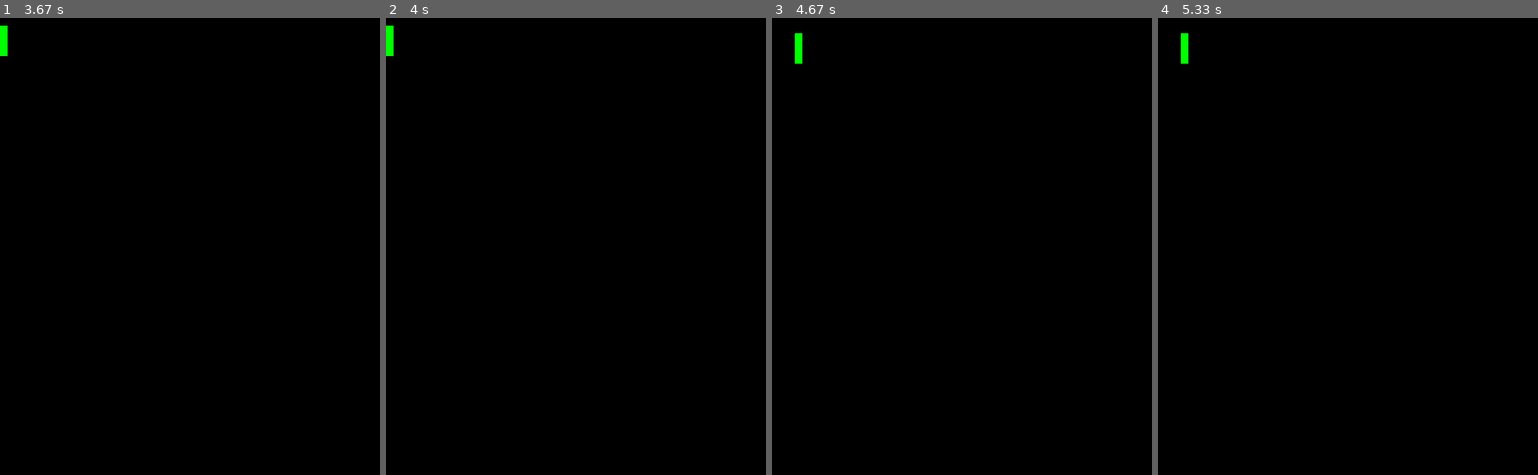
Above: before the commit, frames 1-4 (left to right).
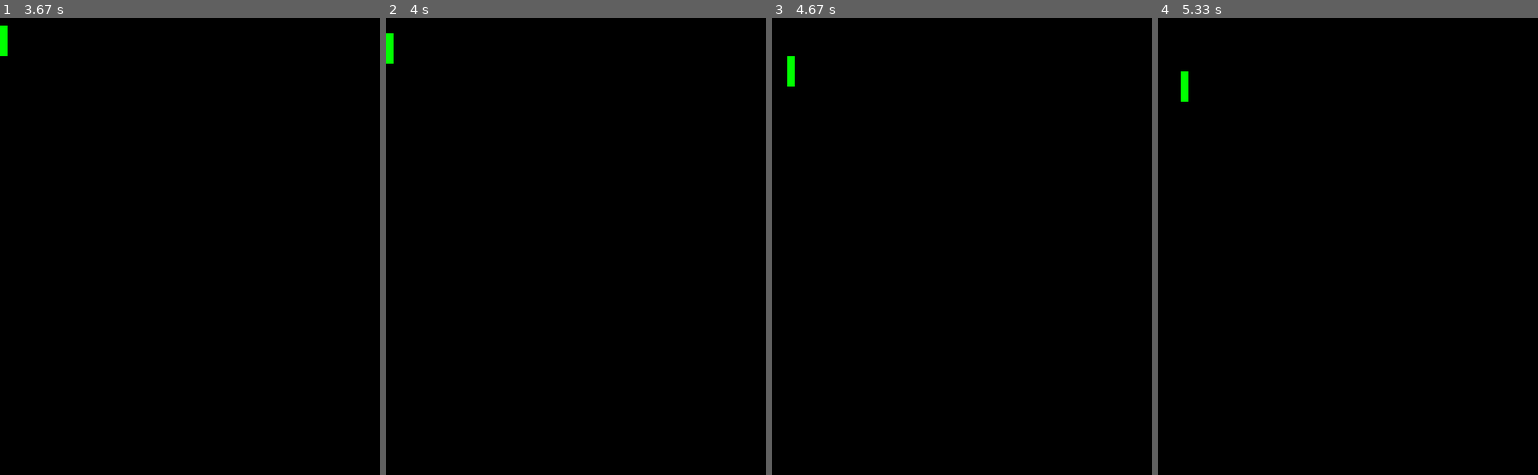
Above: after the commit, the same moments.

Repository: beatrix1325/KSU-Pygame-Project
Game: pygame game, started from settings.py
The game is run twice, just before and just after one commit, with the same random seed, the same clock (stepped at 60 frames per second) and the same inputs.
Inputs (mouse positions are in pixels of both pictures, inside the frame that each line leads up to):
- Up to frame 1 (3.67 s): click (190, 246) at 0.38 s; click (190, 273) at 1.27 s; click (190, 205) at 1.6 s; hold Down 2.95-3.25 s; move the mouse to (330, 406) at 2.98 s; click (330, 406) at 3.03 s
- Up to frame 2 (4 s): no input
- Up to frame 3 (4.67 s): hold Right from 4.12 s (still down); click (943, 365) at 4.2 s
- Up to frame 4 (5.33 s): release Right at 4.75 s; hold Down 4.78-5.15 s; hold Left from 5.18 s (still down)

Frame 1 is identical in both runs. In frame 2, less than 0.1% of the frame differs, in the area x 0-2%, y 1-10%; in frame 3, 0.3%, in the area x 4-8%, y 3-15%; in frame 4, 0.3%.

Commit message:
Increase time before input steps Add a faster fall speed when pressing down arrow

Diff:
--- a/title_screen.py
+++ b/title_screen.py
@@ -92,7 +92,7 @@
     pygame.mixer.music.set_volume(old_vol)
     title_screen = False
     pygame.time.set_timer(GameState.PHYSICS_STEP_EVENT, 1000)
-    pygame.time.set_timer(GameState.INPUT_STEP_EVENT, 200)
+    pygame.time.set_timer(GameState.INPUT_STEP_EVENT, 300)
 
 def openSettings():
     old_vol = pygame.mixer.music.get_volume()
@@ -128,6 +128,8 @@
 # idx 2: Drop key
 waiting_key = [0, False, False]
 
+physics_speed = 1000
+
 # Game loop.
 while True:
     screen.fill((20, 20, 20))
@@ -138,14 +140,12 @@
             sys.exit()
         elif event.type == GameState.PHYSICS_STEP_EVENT:
             game_state.step()
-            pygame.time.set_timer(GameState.PHYSICS_STEP_EVENT, 1000)
+            pygame.time.set_timer(GameState.PHYSICS_STEP_EVENT, physics_speed)
         elif event.type == GameState.INPUT_STEP_EVENT:
-            pygame.time.set_timer(GameState.INPUT_STEP_EVENT, 200)
+            pygame.time.set_timer(GameState.INPUT_STEP_EVENT, 350)
             if waiting_key[0] == pygame.K_RIGHT:
                 if game_state.stage_drop.texture.get_width() + game_state.stage_drop.position[0] <= game_state.stage_width():
                     game_state.stage_drop = game_state.stage_drop.move((game_state.block_size, 0))
-                else:
-                    print("Reached edge")
                 waiting_key[0] = 0
             elif waiting_key[0] == pygame.K_LEFT:
                 if game_state.stage_drop.position[0] > 0:
@@ -156,8 +156,9 @@
                 # TODO: handle rotation
                 pass
             if waiting_key[2]:
-                # TODO: increase fall speed
-                pass
+                physics_speed = 250
+            else:
+                physics_speed = 1000
 
         keys = pygame.key.get_pressed()
         if keys[pygame.K_RIGHT]:
